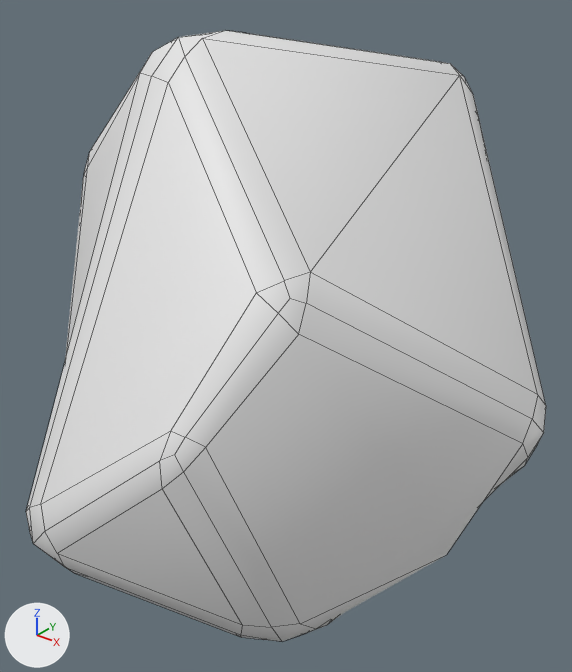
Before and after pictures for a commit that changed the FBX model Assets/Environment/Props/Stones/Normal Rocks V1 FBX/Models/NormalRock2.fbx.
Camera for both pictures: a 50 mm camera at (0.919, -0.826, 1.186) aimed at (0.041, 0.271, 0.506). Every picture has the same lights, and +X, +Y and +Z are marked at lower left. The picture after the commit comes second. Mesh edges are drawn as thin lines.

In view in the first picture: 'NormalRock2'.
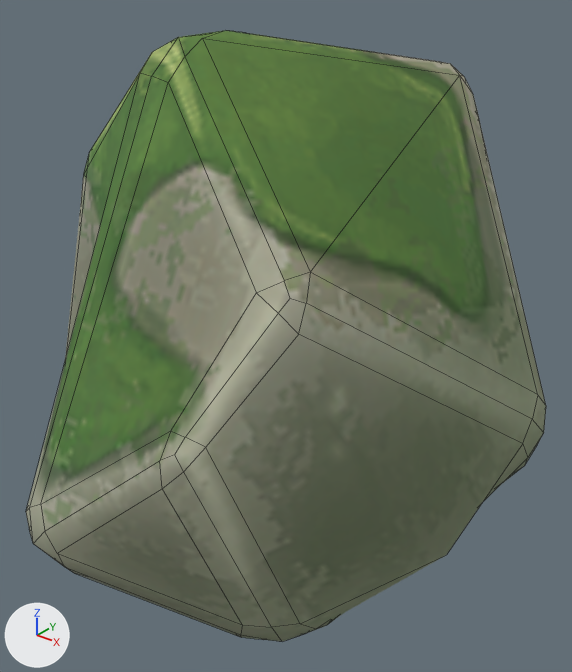
Where the newer file only moved an object's origin or applied its transform, the numbers keep the older frame.

Pixel boxes [x1, y1, x2, y2] of what changed, in the pictures (572 x 672 px):
'NormalRock2', recoloured (darker)
    both: [26, 30, 546, 641]

The change, as a list of edits to the scene's bpy script:
```text
Add img_final_mossy_rocks_basecolor_png:
    img_final_mossy_rocks_basecolor_png = load_image('Final_Mossy Rocks_BaseColor.png', '../../Mossy Rocks FBX/Textures/Final_Mossy Rocks_BaseColor.png', 1024, 1024, 'sRGB')
Add mat_material_001:
    mat_material_001 = principled_material('Material.001')
    mat_material_001.texture = img_final_mossy_rocks_basecolor_png
    mat_material_001.roughness = 1.0
Change me_icosphere_013:
    where me_icosphere_013.from_pydata(...)  # 143 vertices, 148 faces; spans x -0.411..0.539, y -0.281..0.902, z 0.011..1.068
    add me_icosphere_013.materials.append(mat_material_001)  # picture img_final_mossy_rocks_basecolor_png
```
